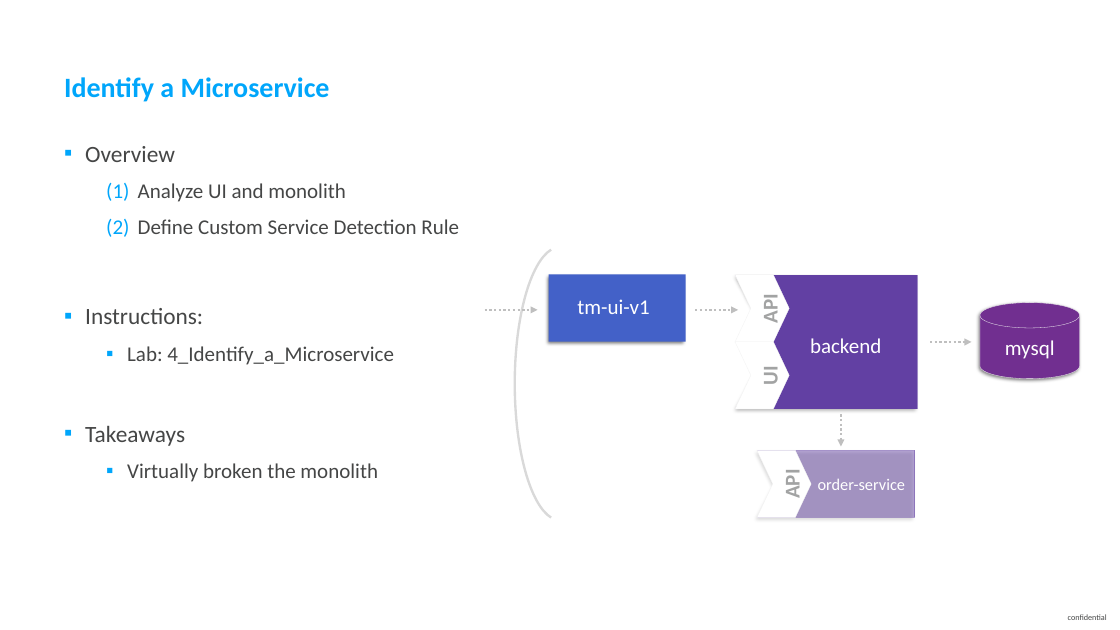
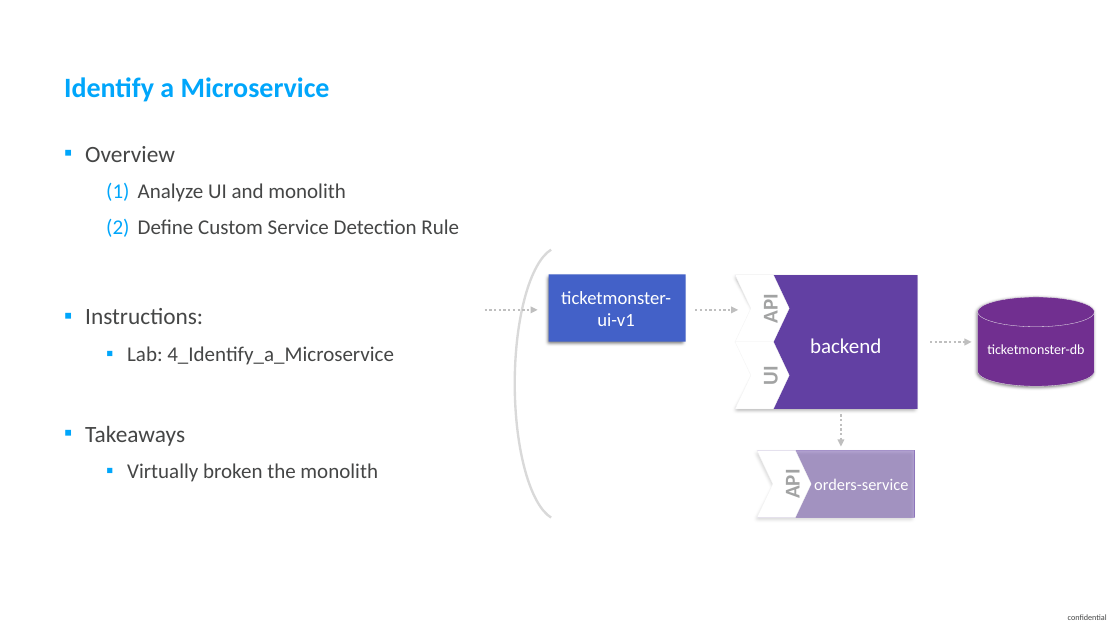
Before and after one commit to thiagobien/ACL, a slide deck: slide 16 of workshop/03_Monolith_to_Microservices/Monolith_to_Microservices.pptx. Drawn at 1120x630 pixels with LibreOffice and Linux fonts; fonts in the diff are those of the drawing. Boxes give left, top, right and bottom in pixels: in the first picture for what was removed or moved away, otherwise in the second. Text is boxed around its words. In the diff, an @@ line names an element or a change of style, - is before the commit and + after.

```diff
--- a/workshop/03_Monolith_to_Microservices/Monolith_to_Microservices.pptx
+++ b/workshop/03_Monolith_to_Microservices/Monolith_to_Microservices.pptx
@@ text at (561,291,671,326): text changed; size 18 to 16 pt @@
-tm-ui-v1
+ticketmonster-ui-v1
@@ cylinder added at (978,297,1095,386), fill #712F90, outline #F2F2F2 0.25 pt, 12 pt, text #FFFFFF @@
+ticketmonster-db
@@ cylinder removed at (981,302,1081,379) @@
-mysql
@@ text at (814,479,908,490): text changed @@
-order-service
+orders-service
```
Also in this commit, not shown: 6 other slides changed, 5 other files.
